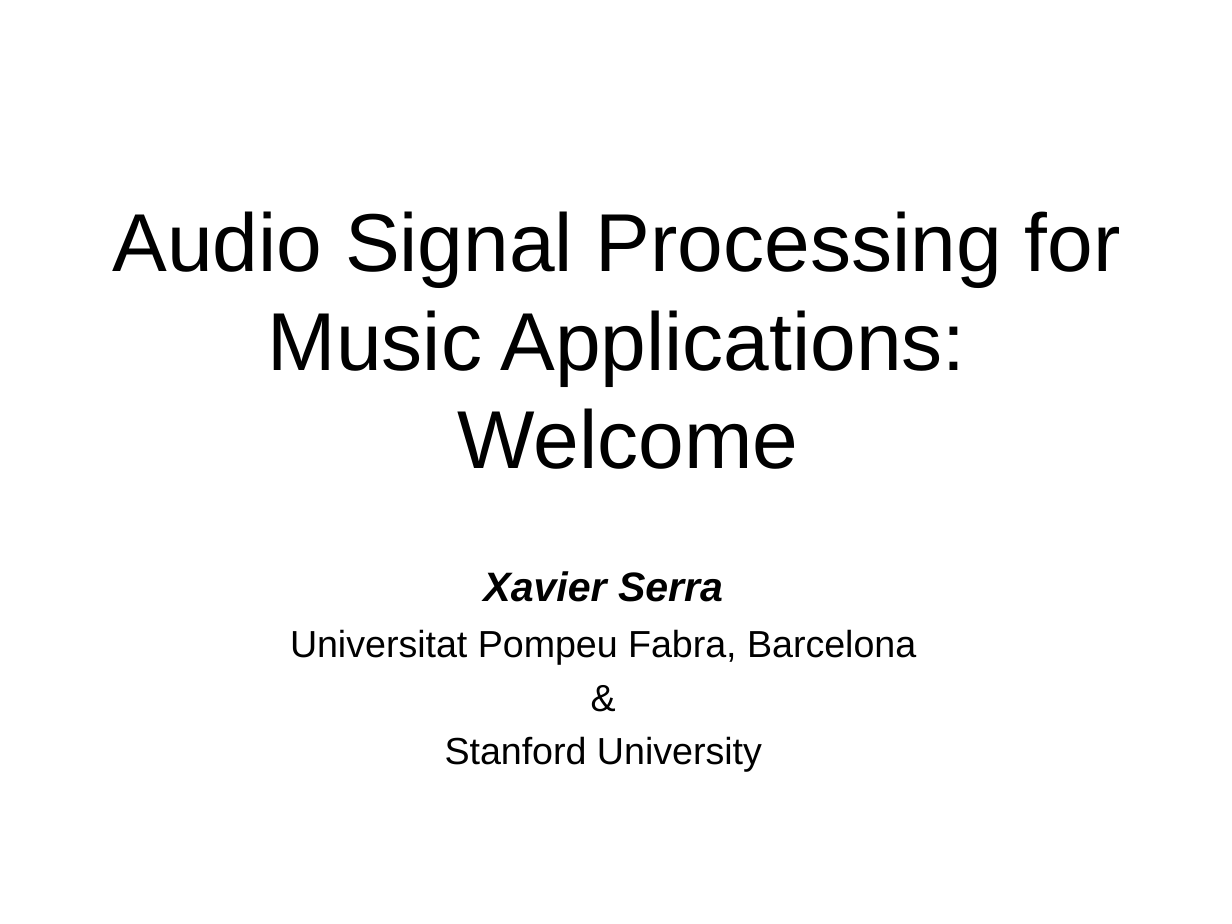
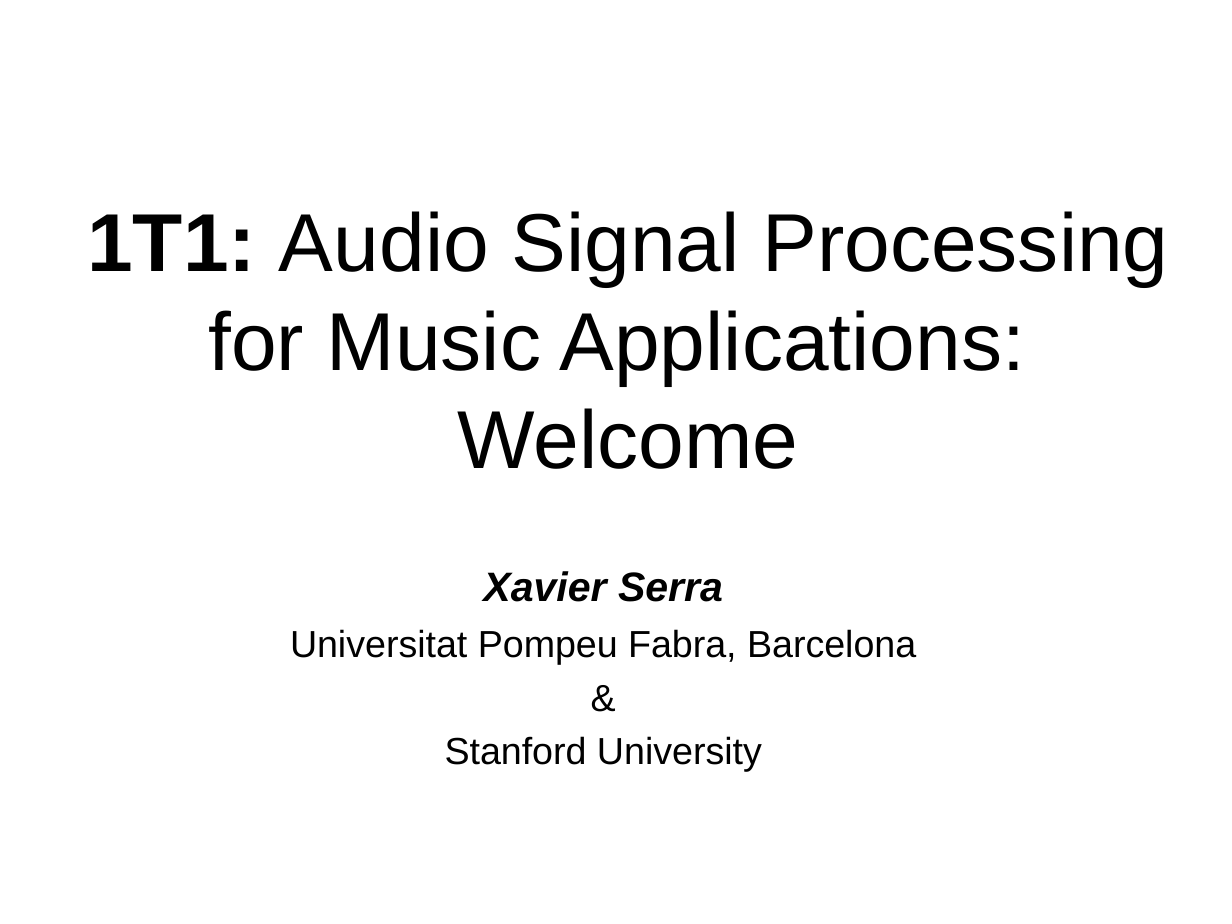
Before and after one commit to hoinx/sms-tools, a slide deck: slide 1 of lectures/1-Introduction/1T1-Welcome.odp. Drawn at 1232x924 pixels with LibreOffice and Linux fonts; fonts in the diff are those of the drawing. Boxes give left, top, right and bottom in pixels: in the first picture for what was removed or moved away, otherwise in the second. Text is boxed around its words. In the diff, an @@ line names an element or a change of style, - is before the commit and + after.

```diff
--- a/lectures/1-Introduction/1T1-Welcome.odp
+++ b/lectures/1-Introduction/1T1-Welcome.odp
@@ title at <box>87,211,1169,469</box>: text changed @@
-Audio Signal Processing for
-Music Applications:
-Welcome
+1T1: Audio Signal Processing for Music Applications:
+Welcome
```
Also in this commit, not shown: 5 other slides changed, 2 slides added, 8 slides removed, 4 other files.
